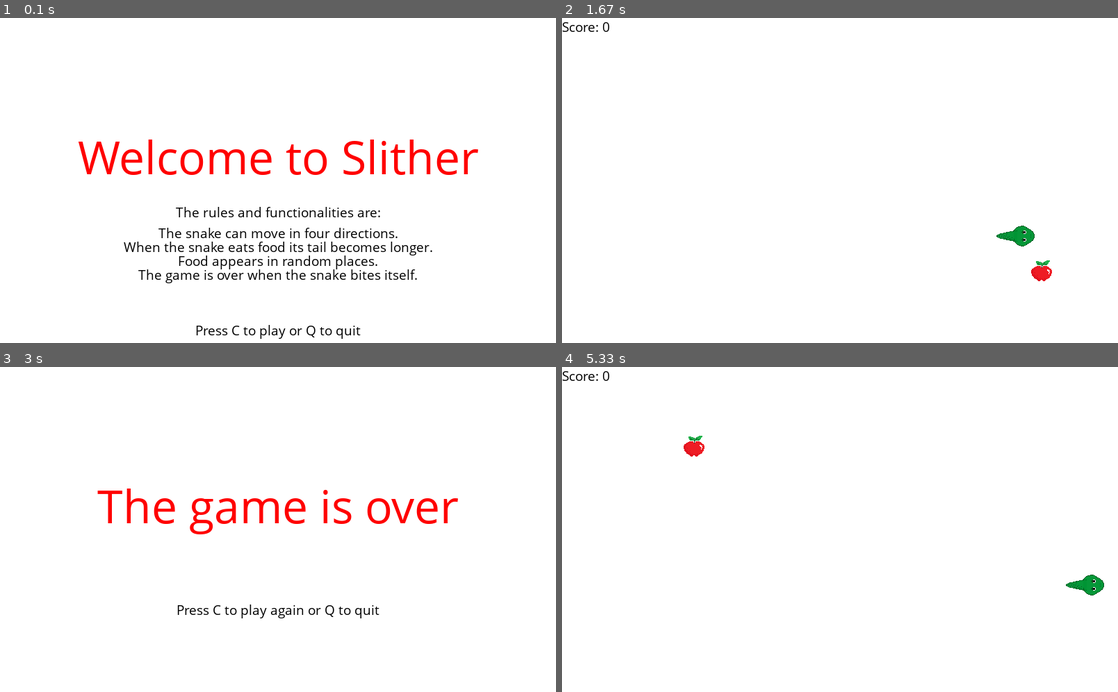
Above: before the commit, frames 1-4 (two rows, left to right).
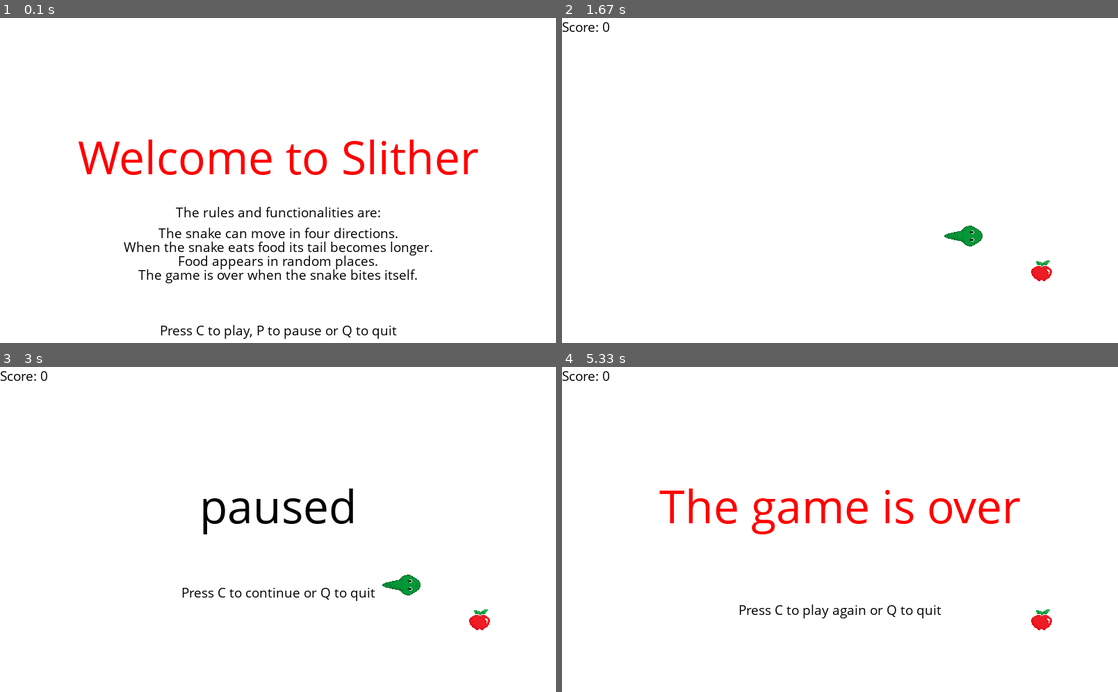
Above: after the commit, the same moments.

Repository: AmeliaLebioda/SNAKE-GAME
Game: pygame game, started from newpixel.py
The game is run twice, just before and just after one commit, with the same random seed, the same clock (stepped at 60 frames per second) and the same inputs.
Inputs:
- Up to frame 1 (0.1 s): no input
- Up to frame 2 (1.67 s): tap C at 0.33 s; hold P 0.67-1.13 s; hold Right 0.67-1.13 s; hold C 1.17-1.63 s
- Up to frame 3 (3 s): hold P 1.67-2.13 s; hold Right 1.67-2.13 s; tap Enter at 2.17 s
- Up to frame 4 (5.33 s): tap C at 3.7, 4.83 s; tap P at 4.23 s

The runs differ from the first frame. In frame 1, 0.6% of the frame differs, in the area x 28-72%, y 94-99%; in frame 2, 0.5%; in frame 3, 3.6%, in the area x 0-89%, y 1-81%; in frame 4, 2.8%.

Commit message:
Pausing the Game

Diff:
--- a/newpixel.py
+++ b/newpixel.py
@@ -103,6 +103,24 @@
 
 
 
+def pause ():
+    paused = True
+    message_to_screen("paused", black , -100, size = "large")
+    message_to_screen ("Press C to continue or Q to quit", black, 25)
+    pygame.display.update()
+
+
+    while paused:
+        for event in pygame.event.get():
+            if event.type == pygame.QUIT:
+                pygame.quit()
+                quit()
+            if event.type == pygame.KEYDOWN:
+                if event.key == pygame.K_c:
+                    paused = False
+                elif event.key == pygame.K_q:
+                    pygame.quit()
+                    quit()
 
 
 def start_menu():
@@ -132,7 +150,8 @@
         message_to_screen("When the snake eats food its tail becomes longer." , black, 30, "small")
         message_to_screen("Food appears in random places.", black, 50, "small")
         message_to_screen("The game is over when the snake bites itself." ,black, 70, "small"  )
-        message_to_screen("Press C to play or Q to quit", black, 150,"small")
+        message_to_screen("Press C to play, P to pause or Q to quit", black, 150,"small")
+
         pygame.display.update()
         clock.tick(10)
 
@@ -169,9 +188,6 @@
         yapple=yapple+25
 
 
-
-
-
     #randAppleX=round (random.randrange(0,display_width-block_size)/10.0)*10.0
     #randAppleY=round (random.randrange(0,display_height-block_size)/10.0)*10.0
     randAppleX = random.choice(applelocationx)
@@ -179,12 +195,12 @@
 
 
     while not gameExit:
-
-        while gameOver == True:
-            gameDisplay.fill(white)
+        if gameOver == True:
+            applelocationx.clear()
             message_to_screen("The game is over",red, -100, size ="large")
             message_to_screen("Press C to play again or Q to quit",black, 50, size = "small")
             pygame.display.update()
+        while gameOver == True:
 
             for event in pygame.event.get():
                 if event.type == pygame.QUIT:
@@ -221,6 +237,9 @@
                     direction = "down"
                     lead_y_change = block_size
                     lead_x_change = 0
+
+                elif event.key == pygame.K_p:
+                    pause()
         if lead_x>=display_width or lead_x<0 or lead_y>=display_height or lead_y<0:
            gameOver = True
 
